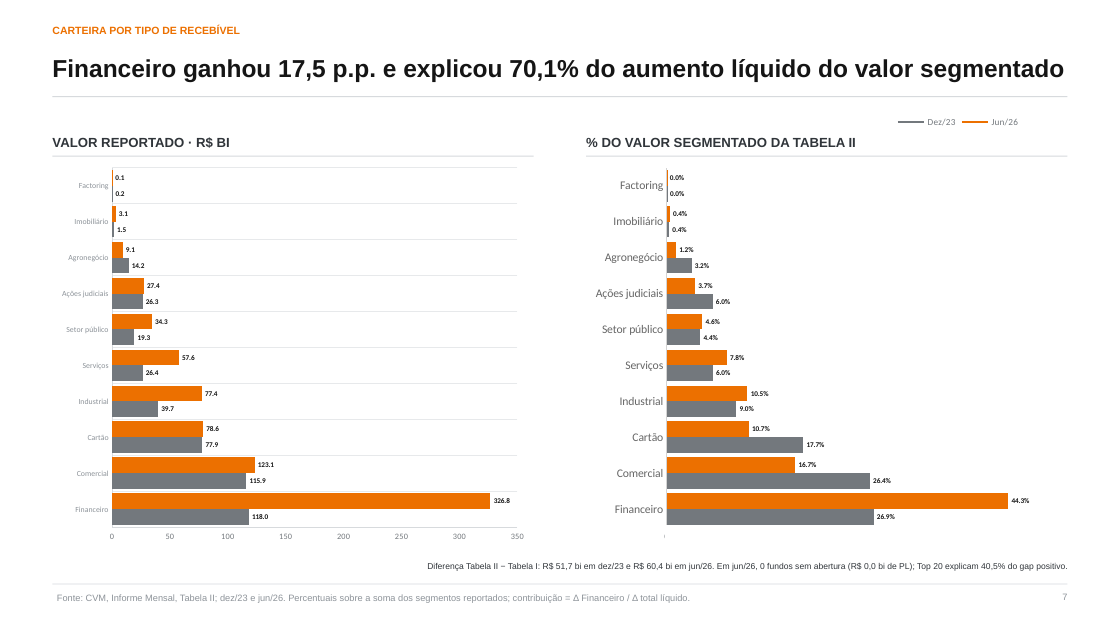
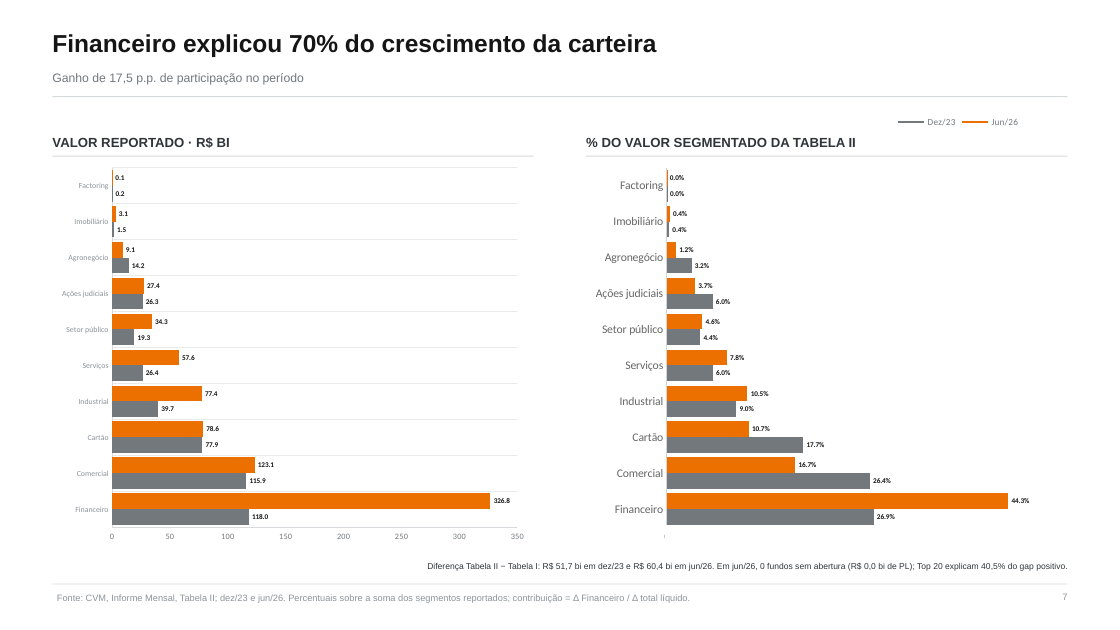
Before and after one commit to abalroar/fidc, a slide deck: slide 7 of data/industry_study/generated_revision/industry_executive_revised.pptx. Drawn at 1120x630 pixels with LibreOffice and Linux fonts; fonts in the diff are those of the drawing. Boxes give left, top, right and bottom in pixels: in the first picture for what was removed or moved away, otherwise in the second. Text is boxed around its words. In the diff, an @@ line names an element or a change of style, - is before the commit and + after.

```diff
--- a/data/industry_study/generated_revision/industry_executive_revised.pptx
+++ b/data/industry_study/generated_revision/industry_executive_revised.pptx
@@ text "Financeiro explicou 70% do crescimento ..." at [52,34,657,57]: vertical alignment top to middle @@
@@ text at [52,34,657,57]: text changed; size 9 to 21 pt; text colour #EC7000 to #151515 @@
-CARTEIRA POR TIPO DE RECEBÍVEL
+Financeiro explicou 70% do crescimento da carteira
@@ text at [52,73,304,85]: text changed; size 21 to 10.5 pt; text colour #151515 to #73787D; bold off @@
-Financeiro ganhou 17,5 p.p. e explicou 70,1% do aumento líquido do valor segmentado
+Ganho de 17,5 p.p. de participação no período
```
Also in this commit, not shown: 16 other slides changed, 17 other files.
